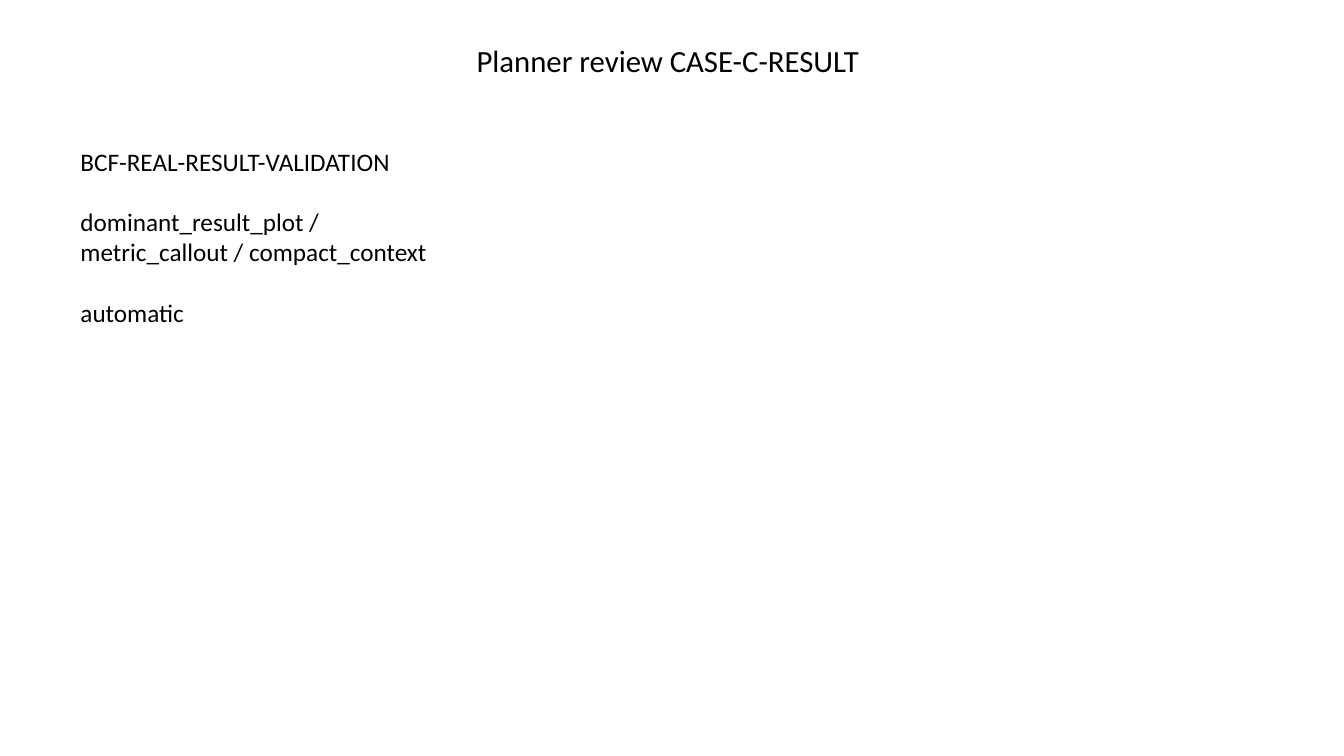
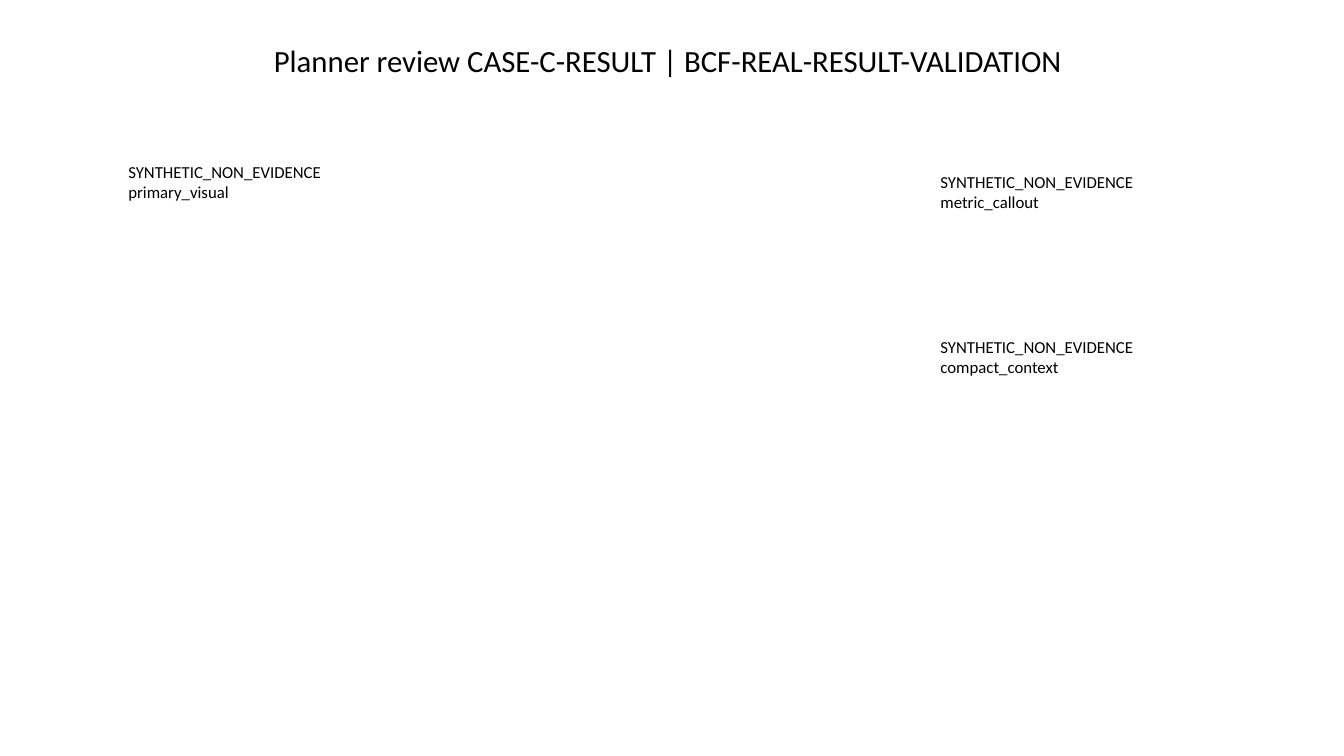
Before and after one commit to Gary0915/AI-Research-SKILLs, a slide deck: slide 3 of thesis-deck-system/artifacts/phase3/planner-composition-candidate-review.pptx. Drawn at 1344x756 pixels with LibreOffice and Linux fonts; fonts in the diff are those of the drawing. Boxes give left, top, right and bottom in pixels: in the first picture for what was removed or moved away, otherwise in the second. Text is boxed around its words. In the diff, an @@ line names an element or a change of style, - is before the commit and + after.

Commit message:
phase3: realize planner physical review core

```diff
--- a/thesis-deck-system/artifacts/phase3/planner-composition-candidate-review.pptx
+++ b/thesis-deck-system/artifacts/phase3/planner-composition-candidate-review.pptx
@@ title at [274,50,1061,73]: text changed @@
-Planner review CASE-C-RESULT
+Planner review CASE-C-RESULT | BCF-REAL-RESULT-VALIDATION
@@ text at [128,167,321,201]: text changed; size 18 to 12 pt @@
-BCF-REAL-RESULT-VALIDATION
-dominant_result_plot / metric_callout / compact_context
-automatic
+SYNTHETIC_NON_EVIDENCE
+primary_visual
@@ text added at [940,177,1133,211], 12 pt, text #000000 @@
+SYNTHETIC_NON_EVIDENCE
+metric_callout
@@ text added at [940,342,1133,376], 12 pt, text #000000 @@
+SYNTHETIC_NON_EVIDENCE
+compact_context
```
Also in this commit, not shown: 4 other slides changed, 6 slides added, 5 slides removed, 20 other files.
